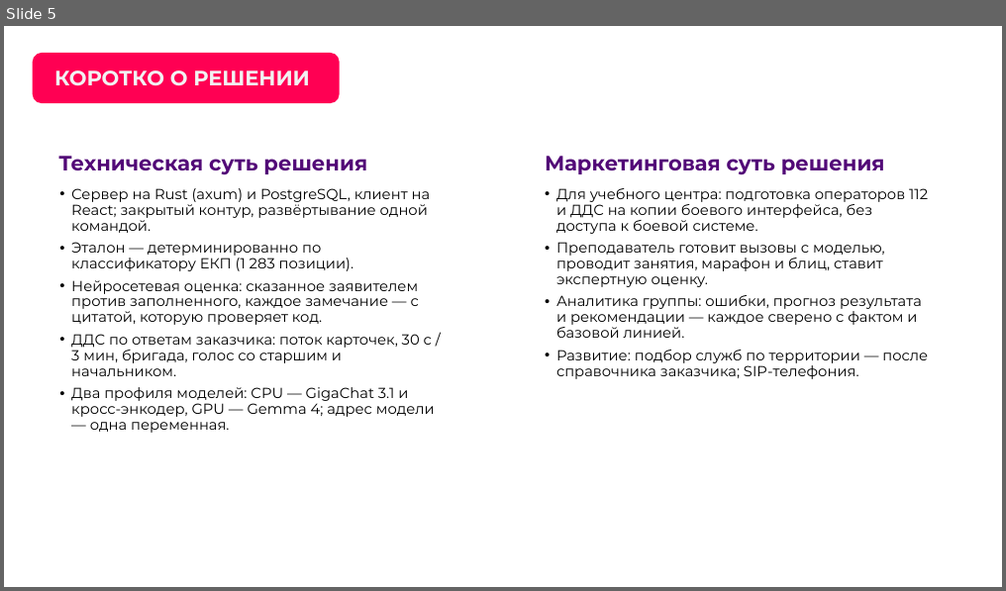
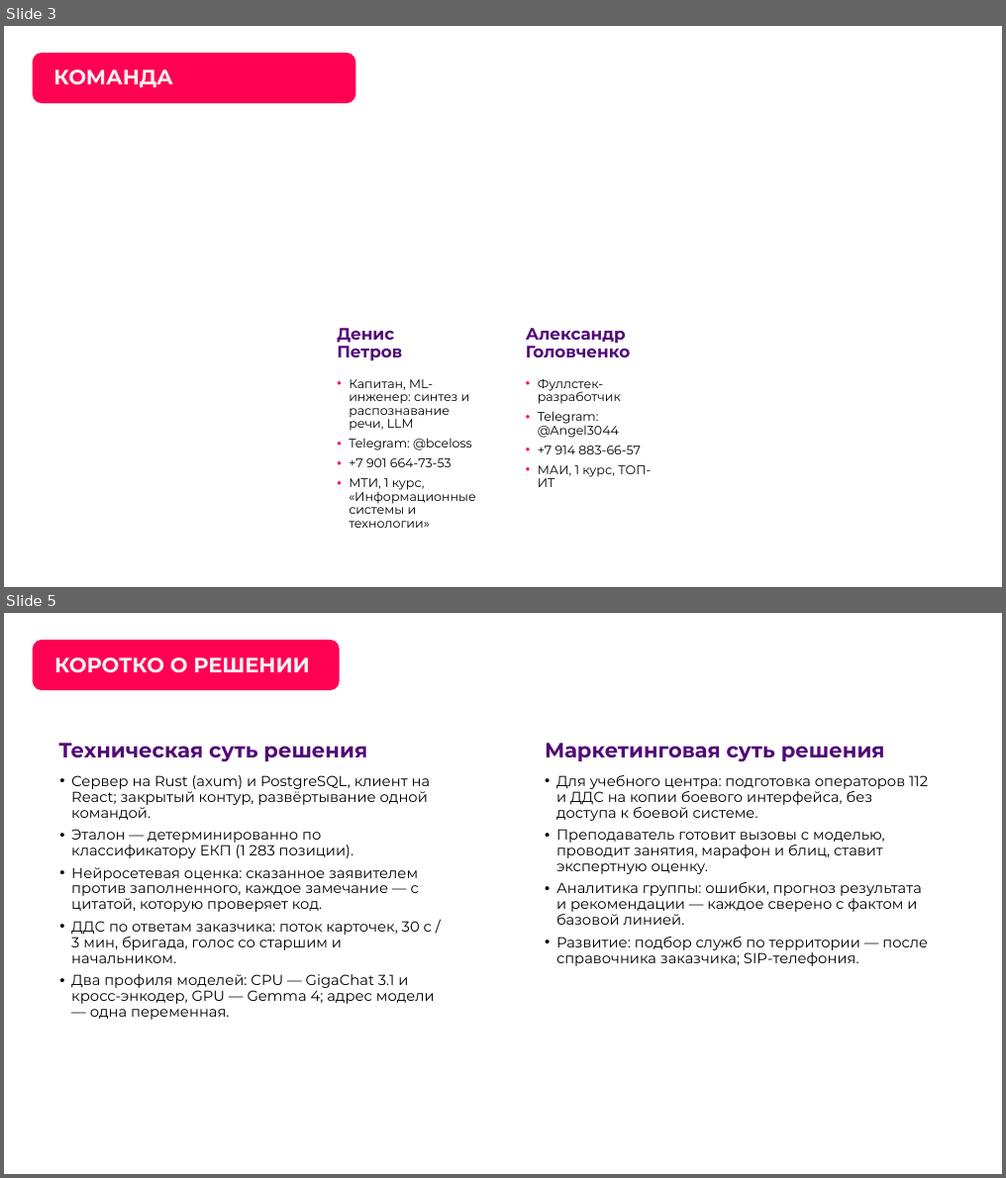
Before and after one commit to Den4ikAI/arm112-trainer_final, a slide deck: docs/презентация.pptx. Shown one above the other, each under a label of ours: slide 5 before the commit, slides 3 and 5 after it; the slides between them are not shown. The pictures are 1006x591 and 1006x1178 pixels, drawn with LibreOffice and Linux fonts; fonts in the diff are those of the drawing; background and template pictures are left out. Boxes give left, top, right and bottom in pixels: in the first picture for what was removed or moved away, otherwise in the second. Text is boxed around its words. In the diff, an @@ line names an element or a change of style, - is before the commit and + after.

```diff
--- a/docs/презентация.pptx
+++ b/docs/презентация.pptx
@@ slide 3 added at (4, 26, 1002, 587), background picture (left out) @@
@@ rounded rectangle added at (33, 52, 355, 103), fill #FF0053 @@
@@ title added at (54, 70, 173, 87), 20 pt, text #F2F2F2, bold @@
+КОМАНДА
@@ rounded rectangle added at (316, 151, 495, 547), fill #FFFFFF @@
@@ text added at (337, 328, 402, 362), 16 pt, text #520977, bold @@
+Денис Петров
@@ text added at (526, 328, 630, 358), 16 pt, text #520977, bold @@
+Александр Головченко
@@ text added at (349, 379, 476, 514), 12 pt, text #000000 @@
+• Капитан, ML-инженер: синтез и распознавание речи, LLM
+• Telegram: @bceloss
+• +7 901 664-73-53
+• МТИ, 1 курс, «Информационные системы и технологии»
@@ text added at (538, 379, 650, 487), 12 pt, text #000000 @@
+• Фуллстек-разработчик
+• Telegram: @Angel3044
+• +7 914 883-66-57
+• МАИ, 1 курс, ТОП-ИТ
@@ page number added at (939, 547, 984, 576), 12 pt, text #FFFFFF @@
+3
```
Also in this commit, not shown: 3 slides changed, 1 slide removed, 4 other files.
